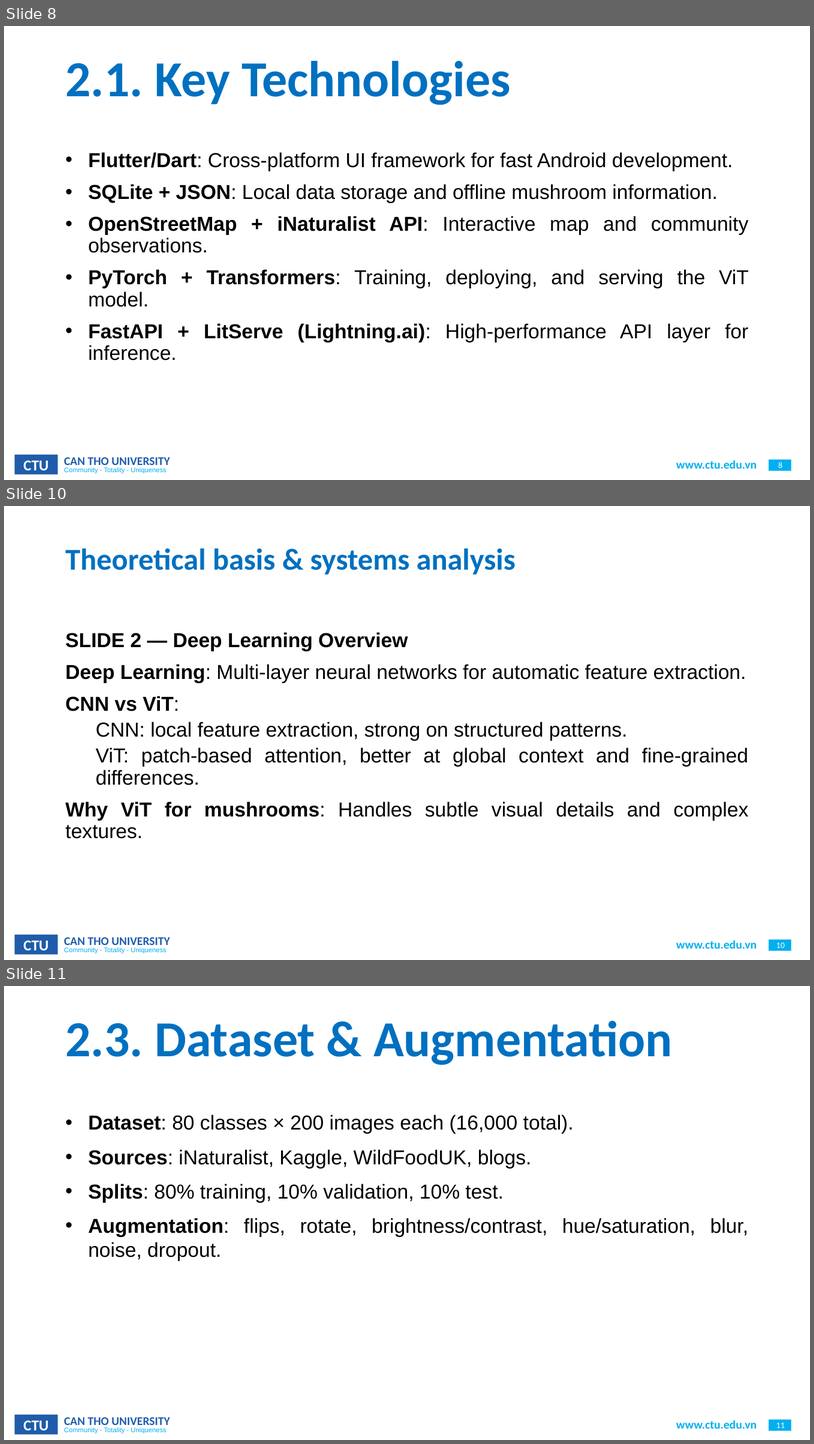
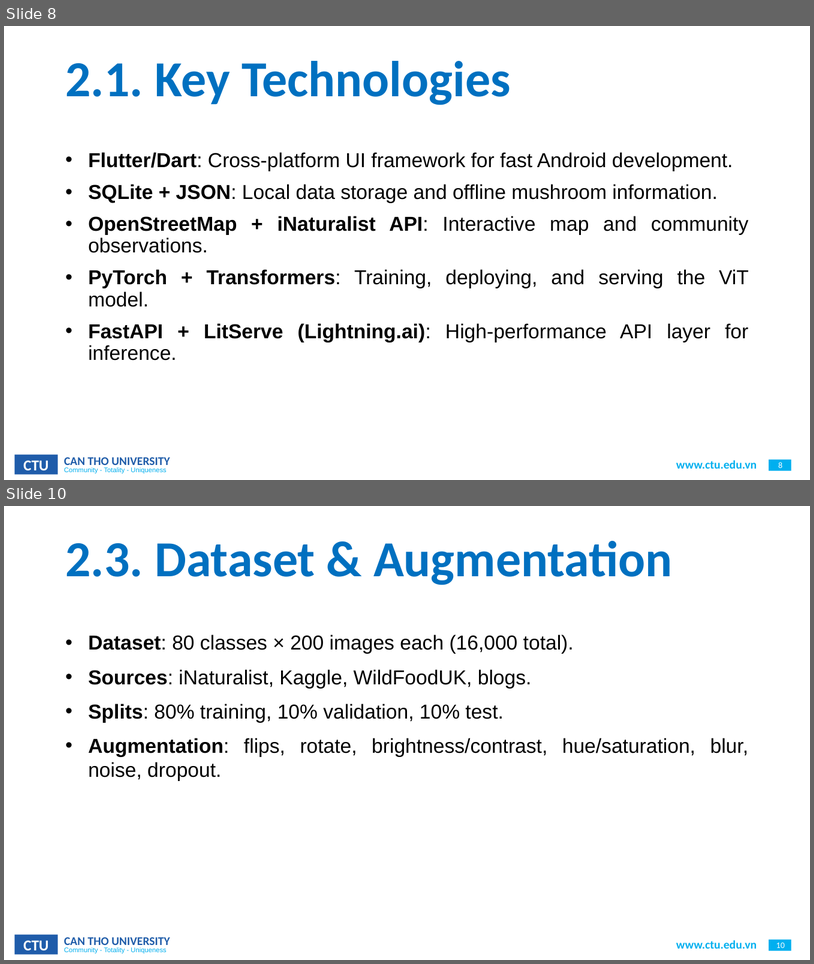
Before and after one commit to CommonHouseCat/fungiscan-mushroom-identifier, a slide deck: Báo cáo/ThesisReport.pptx. Shown one above the other, each under a label of ours: slides 8, 10 and 11 before the commit, slides 8 and 10 after it; the slides between them are not shown. The pictures are 814x1444 and 814x964 pixels, drawn with LibreOffice and Linux fonts; fonts in the diff are those of the drawing; background and template pictures are left out. Boxes give left, top, right and bottom in pixels: in the first picture for what was removed or moved away, otherwise in the second. Text is boxed around its words. In the diff, an @@ line names an element or a change of style, - is before the commit and + after.

```diff
--- a/Báo cáo/ThesisReport.pptx
+++ b/Báo cáo/ThesisReport.pptx
@@ slide 10 removed at (4, 506, 810, 960), background #FFFFFF; not listed: 6 template elements that a slide beside it also shows @@
@@ title removed at (65, 548, 516, 574) @@
-Theoretical basis & systems analysis
@@ text removed at (65, 632, 749, 838) @@
-SLIDE 2 — Deep Learning Overview
-Deep Learning: Multi-layer neural networks for automatic feature extraction.
-CNN vs ViT:
-  CNN: local feature extraction, strong on structured patterns.
-  ViT: patch-based attention, better at global context and fine-grained differences.
-Why ViT for mushrooms: Handles subtle visual details and complex textures.
@@ what was slide 11 is now slide 10 @@
@@ page number at (777, 942, 785, 948): text changed @@
-11
+10
```
Also in this commit, not shown: 1 slide changed, 2 other slides removed.
